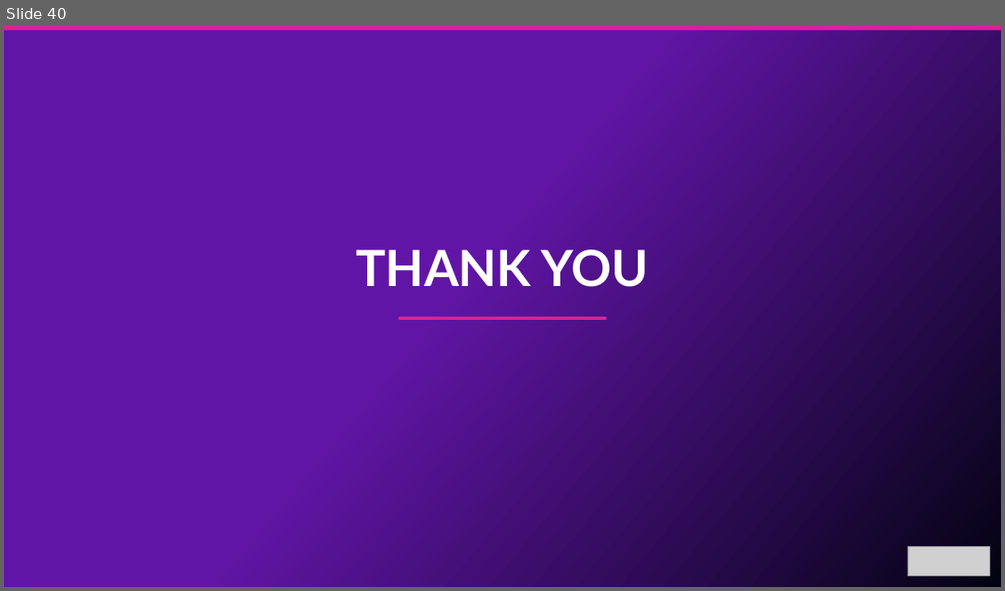
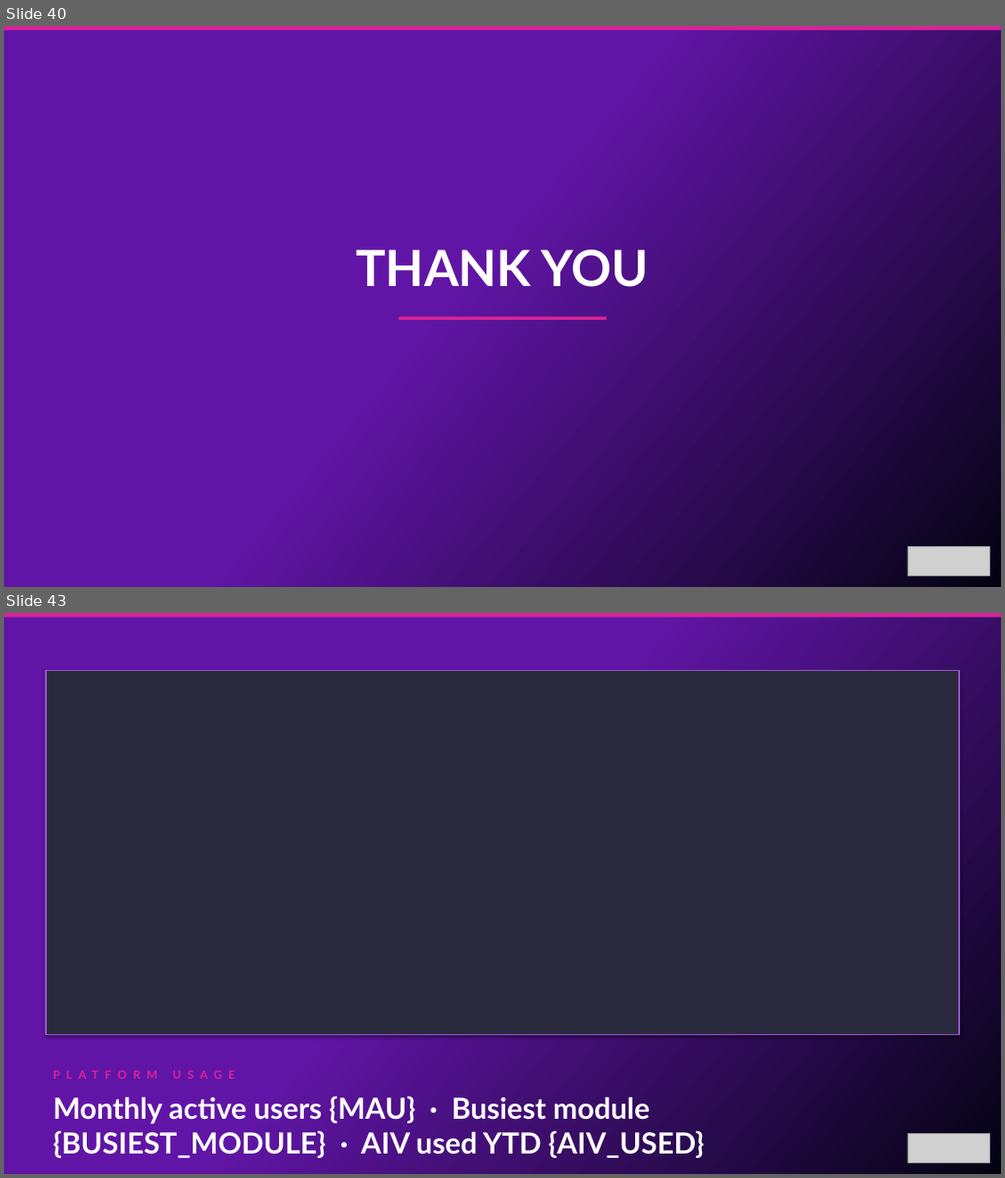
Before and after one commit to oresanniowo-beep/EBR-Gen-v2, a slide deck: EBR_Template.pptx. Shown one above the other, each under a label of ours: slide 40 before the commit, slides 40 and 43 after it; the slides between them are not shown. The pictures are 1005x591 and 1005x1178 pixels, drawn with LibreOffice and Linux fonts; fonts in the diff are those of the drawing; grey boxes stand for pictures. Boxes give left, top, right and bottom in pixels: in the first picture for what was removed or moved away, otherwise in the second. Text is boxed around its words. In the diff, an @@ line names an element or a change of style, - is before the commit and + after.

```diff
--- a/EBR_Template.pptx
+++ b/EBR_Template.pptx
@@ slide 43 added at (x1=4, y1=613, x2=1001, y2=1174), background gradient #6115A6 to #030312 @@
@@ rectangle added at (x1=4, y1=613, x2=1001, y2=617), fill #D92398 @@
@@ rectangle added at (x1=46, y1=671, x2=960, y2=1035), fill #2A2A3E, outline #9B59D0 1.5 pt @@
@@ text added at (x1=46, y1=1064, x2=960, y2=1087), 11 pt, text #D92398, bold @@
+PLATFORM USAGE
@@ text added at (x1=53, y1=1095, x2=704, y2=1158), 28 pt, text #FFFFFF, bold @@
+Monthly active users {MAU} · Busiest module {BUSIEST_MODULE} · AIV used YTD {AIV_USED}
@@ picture added at (x1=907, y1=1134, x2=989, y2=1163) @@
```
Also in this commit, not shown: 1 slide changed, 4 other slides added.
